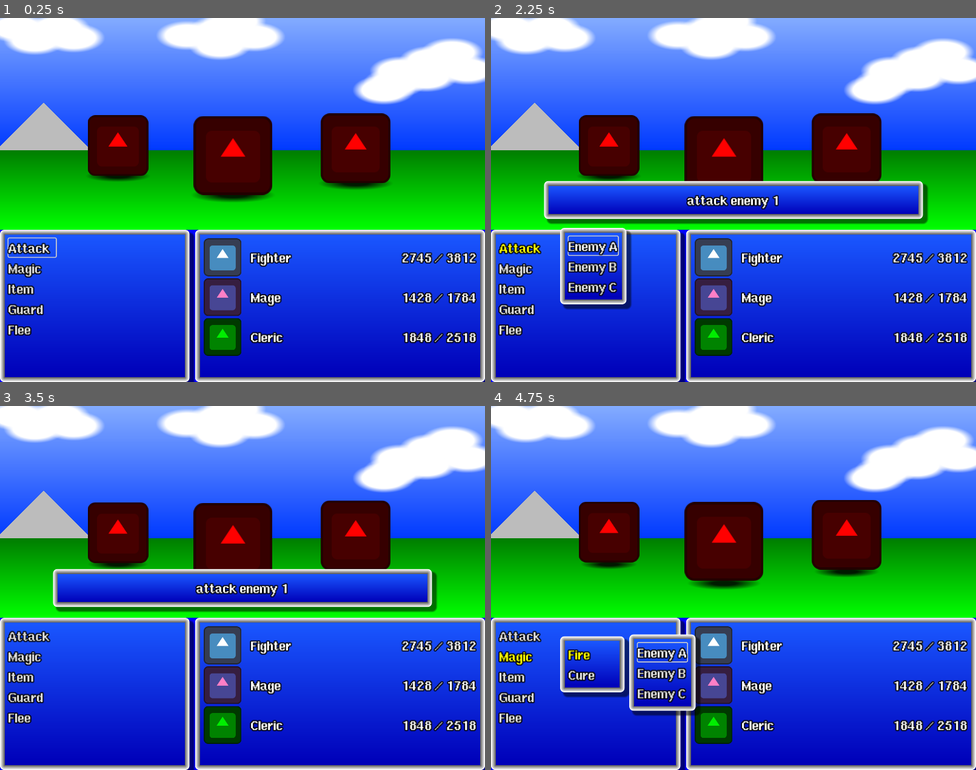
Above: before the commit, frames 1-4 (two rows, left to right).
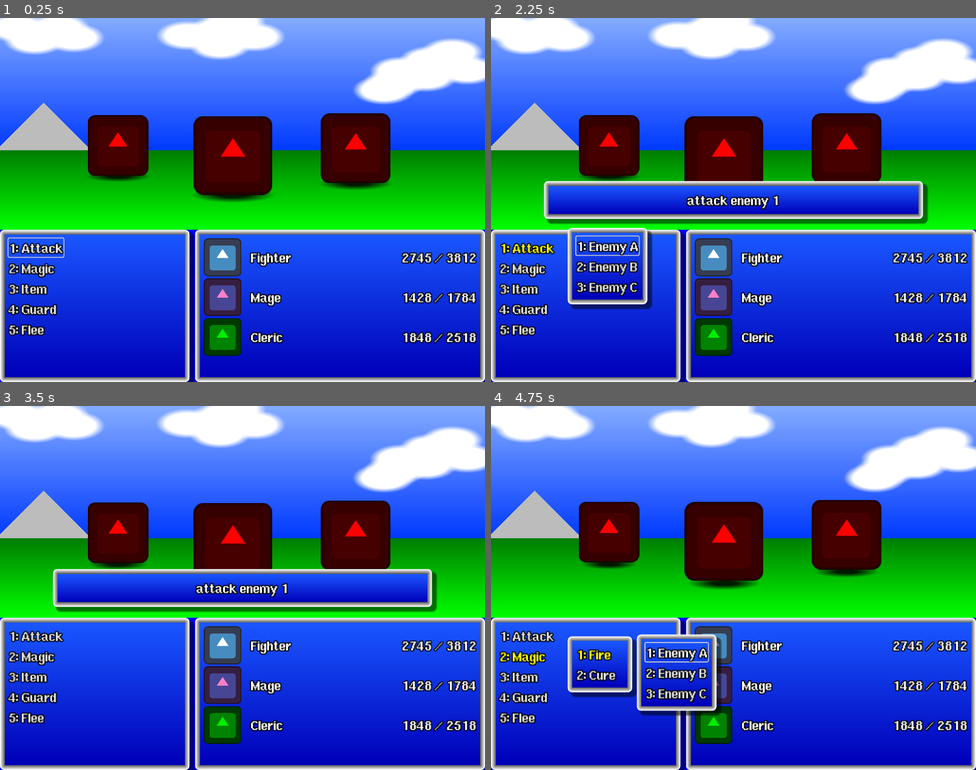
Above: after the commit, the same moments.

Repository: Toxe/godot-modal-dialogs
Game: Godot game, scene res://main.tscn
The game is run twice, just before and just after one commit, with the same random seed, the same clock (stepped at 60 frames per second) and the same inputs. The engine's default icon, where the game draws it, is replaced by a stand-in: a white triangle on a blue panel in a dark square.
Inputs (mouse positions are in pixels of both pictures, inside the frame that each line leads up to):
- Up to frame 1 (0.25 s): no input
- Up to frame 2 (2.25 s): click (524, 247) at 0.5 s, where only the run before the commit has a clickable "Attack"; click (592, 247) at 1.25 s, where only the run before the commit has a clickable "Enemy A"; click (524, 247) at 2 s, where only the run after the commit has a clickable "1: Attack"
- Up to frame 3 (3.5 s): click (116, 635) at 2.75 s, where only the run after the commit has a clickable "1: Enemy A"
- Up to frame 4 (4.75 s): click (524, 657) at 3.5 s, where only the run before the commit has a clickable "Magic"; click (592, 653) at 4.25 s, where only the run before the commit has a clickable "Fire"

The runs differ from the first frame. In frame 1, 1.3% of the frame differs, in the area x 1-14%, y 60-88%; in frame 2, 3.7%; in frame 3, 1.2%; in frame 4, 4.9%, in the area x 1-48%, y 61-88%.

Commit message:
Add 1-9 keyboard shortcuts to buttons

Diff:
--- a/T05_ModalDialogs/menu/menu.gd
+++ b/T05_ModalDialogs/menu/menu.gd
@@ -22,6 +22,17 @@
     button.text = text
     button.alignment = HORIZONTAL_ALIGNMENT_LEFT
     %VBoxContainer.add_child(button)
+
+    var button_count := get_buttons().size()
+    if button_count < 10:
+        var shortcut := Shortcut.new()
+        var event := InputEventAction.new()
+        event.action = "button%d" % button_count
+        shortcut.events.append(event)
+        button.shortcut = shortcut
+        button.shortcut_context = self
+        button.text = "%d: %s" % [button_count, button.text]
+
     return button
 
 
